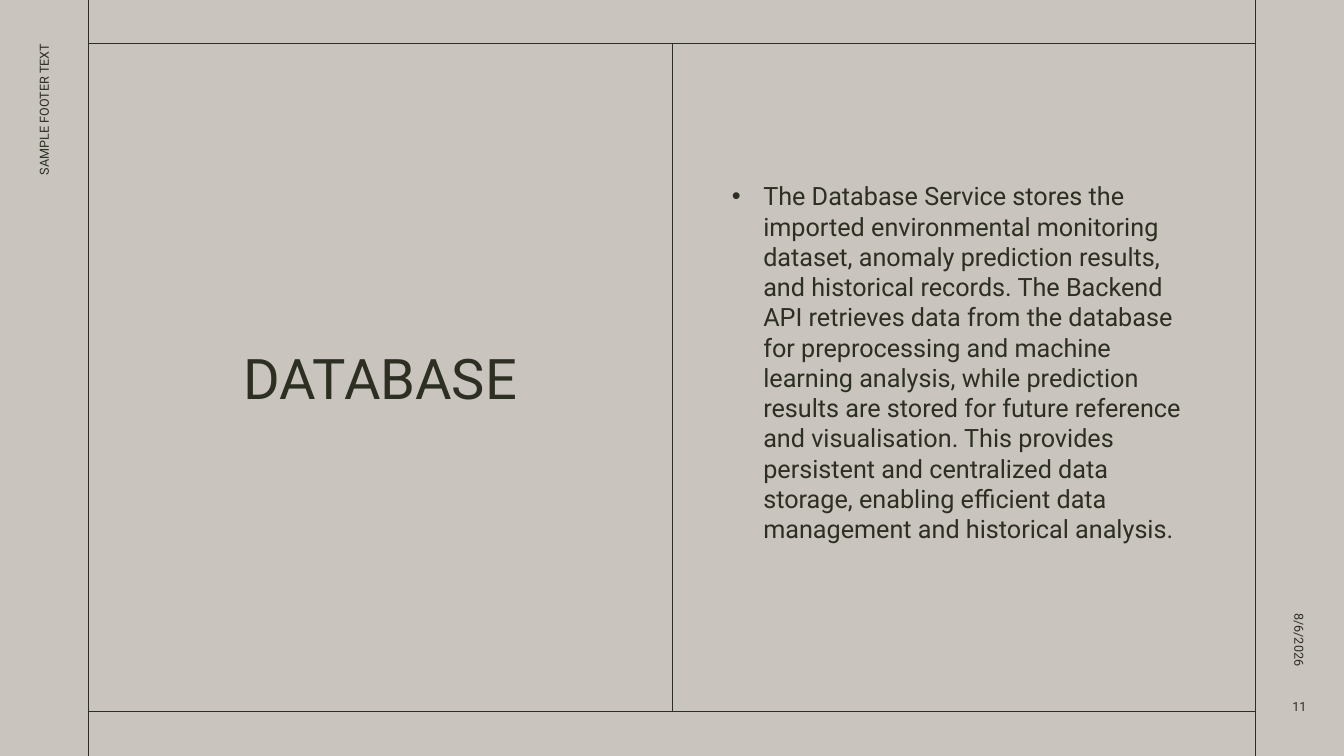
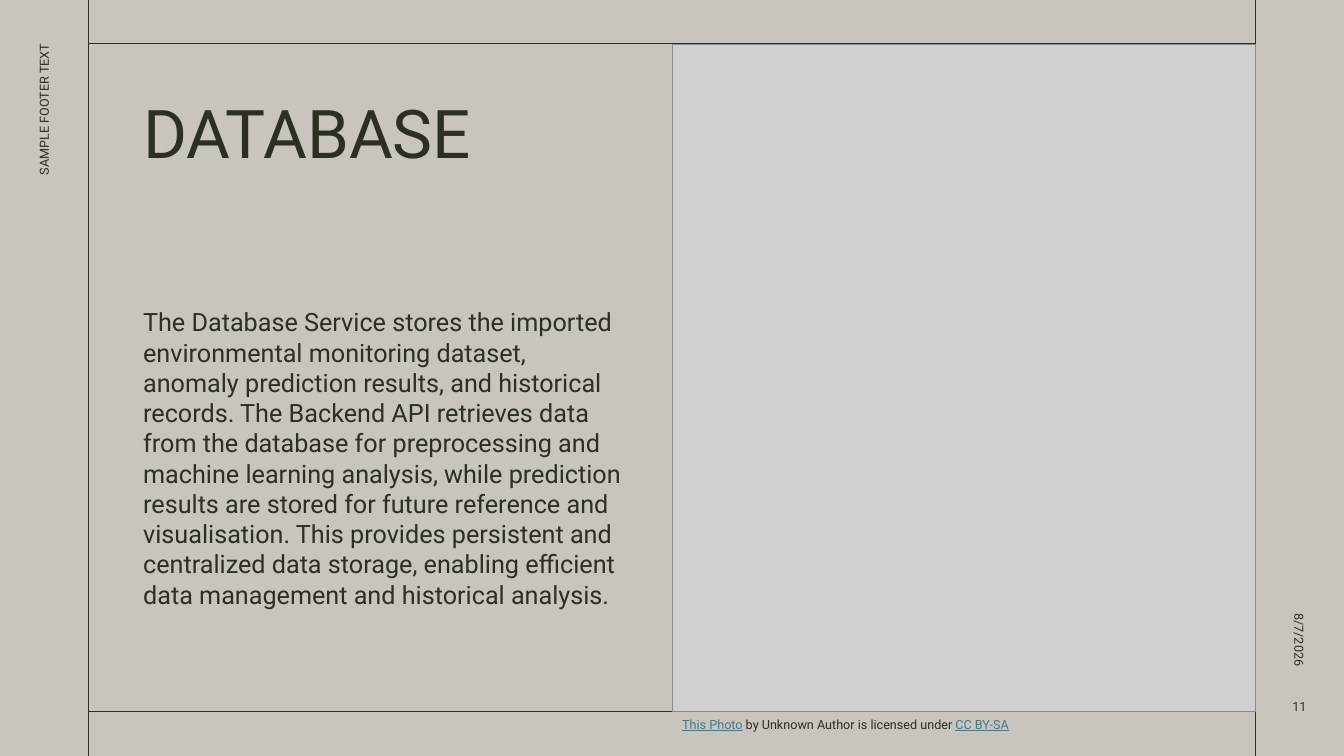
Before and after one commit to cucucumber789-svg/EGT307_T2_Bacon, a slide deck: slide 11 of EGT307 PRESENTATION.pptx. Drawn at 1344x756 pixels with LibreOffice and Linux fonts; fonts in the diff are those of the drawing; grey boxes stand for pictures. Boxes give left, top, right and bottom in pixels: in the first picture for what was removed or moved away, otherwise in the second. Text is boxed around its words. In the diff, an @@ line names an element or a change of style, - is before the commit and + after.

```diff
--- a/EGT307 PRESENTATION.pptx
+++ b/EGT307 PRESENTATION.pptx
@@ picture added at [673,44,1255,712] @@
@@ title "DATABASE": place and size @@
-title "DATABASE" at [244,358,517,400]
+title "DATABASE" at [143,109,471,159]
@@ title "DATABASE" at [143,109,471,159]: size 40 to 48 pt; alignment centre to left; vertical alignment middle to top @@
@@ text "The Database Service stores the ...": place and size @@
-text "The Database Service stores the ..." at [763,186,1181,544]
+text "The Database Service stores the ..." at [143,312,621,610]
@@ text "The Database Service stores the ..." at [143,312,621,610]: bullet • to none; vertical alignment middle to bottom @@
@@ text at [1291,618,1308,665]: text changed @@
-8/6/2026
+8/7/2026
@@ text added at [682,719,1009,732], 9 pt, text #2C2F21 @@
+This Photo by Unknown Author is licensed under CC BY-SA
```
Also in this commit, not shown: 16 other slides changed, 5 other files.
